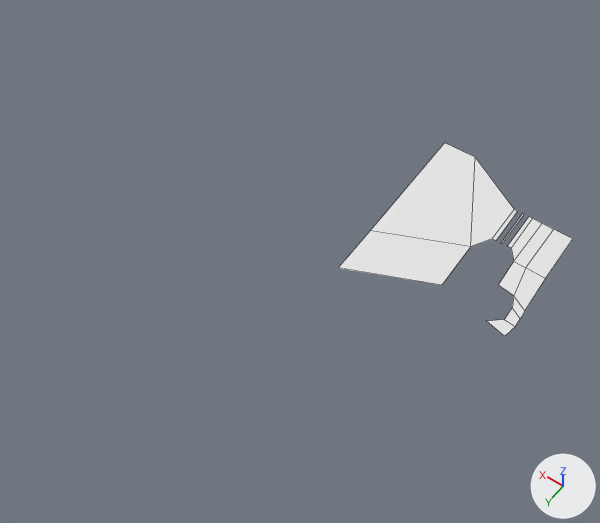
A saved change to the OBJ model game/scenes/Decorative/tree_area.obj.
Both versions are drawn from a 50 mm lens placed at (-122.0, 399.0, 552.0), pointed at (125.0, 53.0, 9.0). The lights are fixed; the arrows at lower right show +X, +Y and +Z. Mesh edges are drawn as thin lines. Where no turn or scale is listed for an object, it has been applied to the vertices.
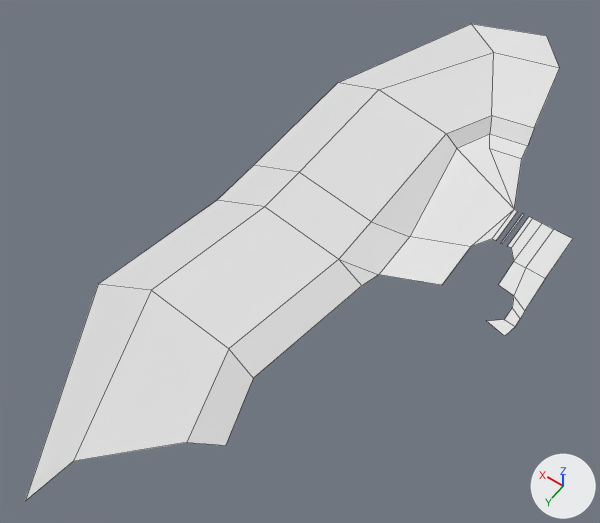
Boxes (x1, y1, x2, y2) around the edits, measured in the pictures (600 x 523 px):
'Plane', reshaped (134% wider, 146% taller)
    before: (339, 143, 573, 336)
    after: (25, 24, 573, 501)
part 1 of me_plane, built on
    before: (339, 143, 514, 275)
    after: (25, 24, 559, 501)

What the commit changed:
me_plane is used by ob_plane; location (0.0, 0.0, 0.0).
me_plane had 33 vertices, 14 faces and spanned x -48.0..101.0, y -148.0..34.0, z 0.0.
me_plane now has 60 vertices, 36 faces and spans x -48.0..227.0, y -306.0..332.0, z 0.0..36.0.
Part 1, on me_plane:
4 vertices are removed from x 68.0..101.0, y -148.0..34.0, z 0.0.
3 faces are deleted.
31 vertices are added at x 31.0..227.0, y -306.0..332.0, z 0.0..36.0.
25 new faces join them.
